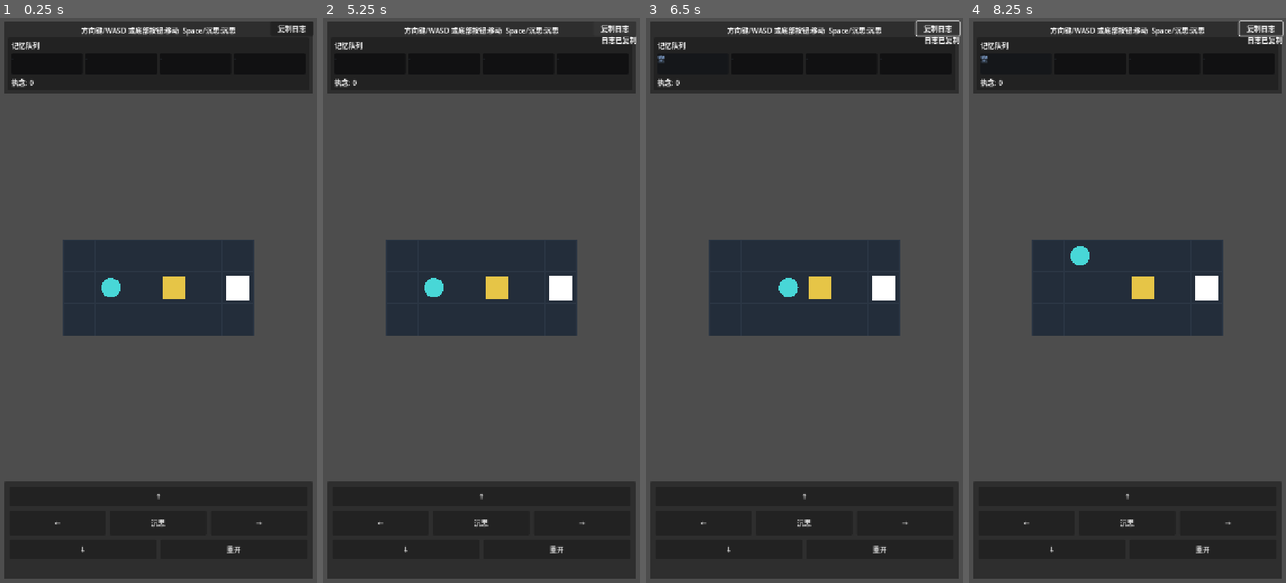
Above: before the commit, frames 1-4 (left to right).
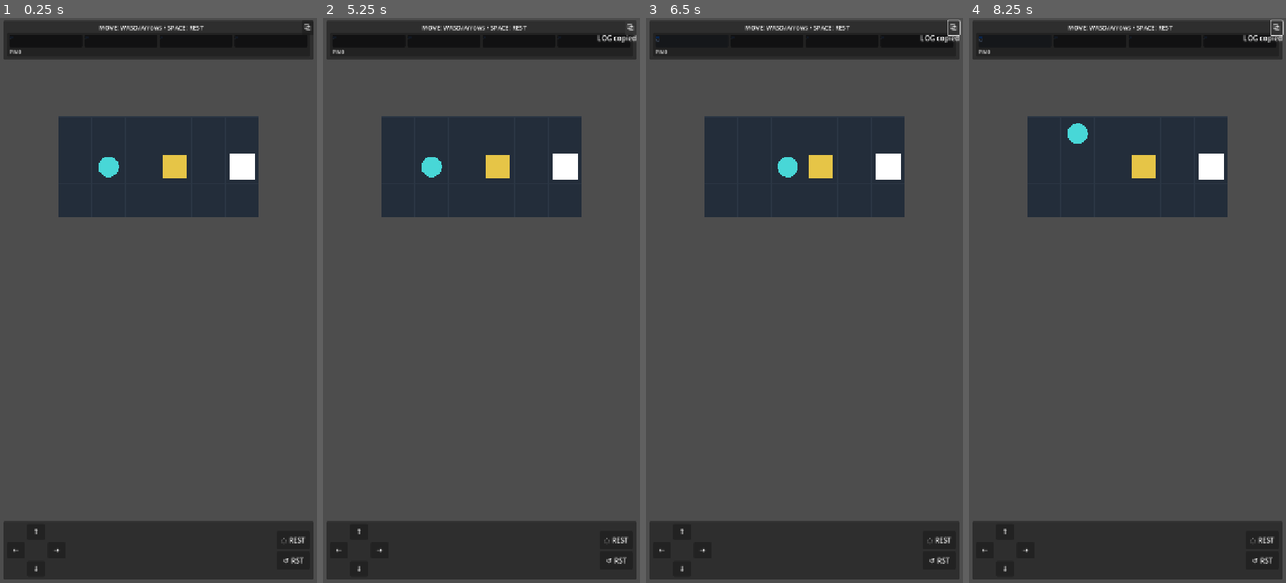
Above: after the commit, the same moments.

Repository: hszqf/Scatterbrain
Game: Godot game, scene res://scenes/app/App.tscn
Same seed, same stepped clock (60 frames per second), same inputs: the game is played once before the commit and once after it.
Inputs:
- Up to frame 1 (0.25 s): no input
- Up to frame 2 (5.25 s): click "↑" at 0.5 s; click "←" at 1.25 s; click "沉思" (after the commit: "◌ REST") at 2 s; click "→" at 2.75 s; click "↓" at 3.5 s; click "重开" (after the commit: "↺ RST") at 4.25 s; click "复制日志" (after the commit: "⧉") at 5 s
- Up to frame 3 (6.5 s): tap Enter at 5.75 s; hold Right (move_right) from 5.78 s (still down); tap Space (empty_change) at 5.85 s
- Up to frame 4 (8.25 s): tap R (restart_level) at 6.5, 7.25, 8 s; release Right (move_right) at 6.53 s; hold Down (move_down) 6.53-7.28 s; tap Space (empty_change) at 6.6, 7.35, 8.1 s; hold Right (move_right) 7.28-8.03 s; hold Up (move_up) from 8.03 s (still down)

The runs differ from the first frame. In frame 1, 36% of the frame differs, in the area x 1-99%, y 0-100%; in frame 2, 36%; in frame 3, 36%, in the area x 1-100%, y 0-100%; in frame 4, 36%.

Commit message:
Optimize web/mobile HUD readability and portrait layout

Diff:
--- a/scenes/game/GameRoot.tscn
+++ b/scenes/game/GameRoot.tscn
@@ -41,27 +41,28 @@
 anchors_preset = 15
 anchor_right = 1.0
 anchor_bottom = 1.0
-offset_left = 10.0
-offset_top = 8.0
-offset_right = -10.0
-offset_bottom = -10.0
+offset_left = 8.0
+offset_top = 6.0
+offset_right = -8.0
+offset_bottom = -8.0
 grow_horizontal = 2
 grow_vertical = 2
-theme_override_constants/separation = 8
+theme_override_constants/separation = 6
 
 [node name="TopPanel" type="Panel" parent="CanvasLayer/UIRoot/MainVBox"]
-custom_minimum_size = Vector2(0, 164)
+custom_minimum_size = Vector2(0, 88)
 layout_mode = 2
 
 [node name="StatusLabel" type="Label" parent="CanvasLayer/UIRoot/MainVBox/TopPanel"]
 layout_mode = 1
 anchors_preset = 10
 anchor_right = 1.0
-offset_left = 10.0
-offset_top = 8.0
-offset_right = -10.0
-offset_bottom = 32.0
+offset_left = 8.0
+offset_top = 6.0
+offset_right = -40.0
+offset_bottom = 24.0
 horizontal_alignment = 1
+theme_override_font_sizes/font_size = 14
 
 [node name="MemoryQueueView" parent="CanvasLayer/UIRoot/MainVBox/TopPanel" instance=ExtResource("3")]
 layout_mode = 1
@@ -69,9 +70,9 @@
 anchor_right = 1.0
 anchor_bottom = 1.0
 offset_left = 8.0
-offset_top = 36.0
+offset_top = 28.0
 offset_right = -8.0
-offset_bottom = -8.0
+offset_bottom = -6.0
 grow_horizontal = 2
 grow_vertical = 2
 
@@ -80,91 +81,111 @@
 size_flags_vertical = 3
 
 [node name="BottomPanel" type="Panel" parent="CanvasLayer/UIRoot/MainVBox"]
-custom_minimum_size = Vector2(0, 220)
+custom_minimum_size = Vector2(0, 132)
 layout_mode = 2
 
-[node name="ButtonsVBox" type="VBoxContainer" parent="CanvasLayer/UIRoot/MainVBox/BottomPanel"]
+[node name="BottomRow" type="HBoxContainer" parent="CanvasLayer/UIRoot/MainVBox/BottomPanel"]
 layout_mode = 1
 anchors_preset = 15
 anchor_right = 1.0
 anchor_bottom = 1.0
-offset_left = 12.0
-offset_top = 12.0
-offset_right = -12.0
-offset_bottom = -12.0
+offset_left = 8.0
+offset_top = 8.0
+offset_right = -8.0
+offset_bottom = -8.0
 grow_horizontal = 2
 grow_vertical = 2
-theme_override_constants/separation = 10
+theme_override_constants/separation = 8
 
-[node name="UpButton" type="Button" parent="CanvasLayer/UIRoot/MainVBox/BottomPanel/ButtonsVBox"]
-custom_minimum_size = Vector2(0, 44)
+[node name="MovePad" type="GridContainer" parent="CanvasLayer/UIRoot/MainVBox/BottomPanel/BottomRow"]
+layout_mode = 2
+size_flags_horizontal = 3
+columns = 3
+theme_override_constants/h_separation = 6
+theme_override_constants/v_separation = 6
+
+[node name="PadBlankA" type="Control" parent="CanvasLayer/UIRoot/MainVBox/BottomPanel/BottomRow/MovePad"]
+custom_minimum_size = Vector2(40, 36)
+layout_mode = 2
+
+[node name="UpButton" type="Button" parent="CanvasLayer/UIRoot/MainVBox/BottomPanel/BottomRow/MovePad"]
+custom_minimum_size = Vector2(40, 36)
 layout_mode = 2
 text = "↑"
 
-[node name="MidRow" type="HBoxContainer" parent="CanvasLayer/UIRoot/MainVBox/BottomPanel/ButtonsVBox"]
+[node name="PadBlankB" type="Control" parent="CanvasLayer/UIRoot/MainVBox/BottomPanel/BottomRow/MovePad"]
+custom_minimum_size = Vector2(40, 36)
 layout_mode = 2
-theme_override_constants/separation = 10
 
-[node name="LeftButton" type="Button" parent="CanvasLayer/UIRoot/MainVBox/BottomPanel/ButtonsVBox/MidRow"]
-custom_minimum_size = Vector2(0, 56)
+[node name="LeftButton" type="Button" parent="CanvasLayer/UIRoot/MainVBox/BottomPanel/BottomRow/MovePad"]
+custom_minimum_size = Vector2(40, 36)
 layout_mode = 2
-size_flags_horizontal = 3
 text = "←"
 
-[node name="MeditateButton" type="Button" parent="CanvasLayer/UIRoot/MainVBox/BottomPanel/ButtonsVBox/MidRow"]
-custom_minimum_size = Vector2(0, 56)
+[node name="PadBlankC" type="Control" parent="CanvasLayer/UIRoot/MainVBox/BottomPanel/BottomRow/MovePad"]
+custom_minimum_size = Vector2(40, 36)
 layout_mode = 2
-size_flags_horizontal = 3
-text = "沉思"
 
-[node name="RightButton" type="Button" parent="CanvasLayer/UIRoot/MainVBox/BottomPanel/ButtonsVBox/MidRow"]
-custom_minimum_size = Vector2(0, 56)
+[node name="RightButton" type="Button" parent="CanvasLayer/UIRoot/MainVBox/BottomPanel/BottomRow/MovePad"]
+custom_minimum_size = Vector2(40, 36)
 layout_mode = 2
-size_flags_horizontal = 3
 text = "→"
 
-[node name="DownRow" type="HBoxContainer" parent="CanvasLayer/UIRoot/MainVBox/BottomPanel/ButtonsVBox"]
+[node name="PadBlankD" type="Control" parent="CanvasLayer/UIRoot/MainVBox/BottomPanel/BottomRow/MovePad"]
+custom_minimum_size = Vector2(40, 36)
 layout_mode = 2
-theme_override_constants/separation = 10
 
-[node name="DownButton" type="Button" parent="CanvasLayer/UIRoot/MainVBox/BottomPanel/ButtonsVBox/DownRow"]
-custom_minimum_size = Vector2(0, 44)
+[node name="DownButton" type="Button" parent="CanvasLayer/UIRoot/MainVBox/BottomPanel/BottomRow/MovePad"]
+custom_minimum_size = Vector2(40, 36)
 layout_mode = 2
-size_flags_horizontal = 3
 text = "↓"
 
-[node name="RestartButton" type="Button" parent="CanvasLayer/UIRoot/MainVBox/BottomPanel/ButtonsVBox/DownRow"]
-custom_minimum_size = Vector2(0, 44)
+[node name="PadBlankE" type="Control" parent="CanvasLayer/UIRoot/MainVBox/BottomPanel/BottomRow/MovePad"]
+custom_minimum_size = Vector2(40, 36)
 layout_mode = 2
-size_flags_horizontal = 3
-text = "重开"
+
+[node name="ActionColumn" type="VBoxContainer" parent="CanvasLayer/UIRoot/MainVBox/BottomPanel/BottomRow"]
+layout_mode = 2
+size_flags_horizontal = 1
+alignment = 1
+theme_override_constants/separation = 6
+
+[node name="MeditateButton" type="Button" parent="CanvasLayer/UIRoot/MainVBox/BottomPanel/BottomRow/ActionColumn"]
+custom_minimum_size = Vector2(76, 40)
+layout_mode = 2
+text = "◌ REST"
+
+[node name="RestartButton" type="Button" parent="CanvasLayer/UIRoot/MainVBox/BottomPanel/BottomRow/ActionColumn"]
+custom_minimum_size = Vector2(76, 40)
+layout_mode = 2
+text = "↺ RST"
 
 [node name="CopyLogButton" type="Button" parent="CanvasLayer/UIRoot"]
 layout_mode = 1
 anchors_preset = 1
 anchor_left = 1.0
 anchor_right = 1.0
-offset_left = -106.0
-offset_top = 8.0
+offset_left = -34.0
+offset_top = 6.0
 offset_right = -8.0
-offset_bottom = 34.0
-text = "复制日志"
+offset_bottom = 32.0
+text = "⧉"
 
 [node name="CopyLogFeedback" type="Label" parent="CanvasLayer/UIRoot"]
 layout_mode = 1
 anchors_preset = 1
 anchor_left = 1.0
 anchor_right = 1.0
-offset_left = -220.0
-offset_top = 38.0
+offset_left = -168.0
+offset_top = 34.0
 offset_right = -8.0
-offset_bottom = 58.0
+offset_bottom = 54.0
 horizontal_alignment = 2
 
-[connection signal="pressed" from="CanvasLayer/UIRoot/MainVBox/BottomPanel/ButtonsVBox/UpButton" to="." method="on_move_up_pressed"]
-[connection signal="pressed" from="CanvasLayer/UIRoot/MainVBox/BottomPanel/ButtonsVBox/MidRow/LeftButton" to="." method="on_move_left_pressed"]
-[connection signal="pressed" from="CanvasLayer/UIRoot/MainVBox/BottomPanel/ButtonsVBox/MidRow/MeditateButton" to="." method="on_meditate_pressed"]
-[connection signal="pressed" from="CanvasLayer/UIRoot/MainVBox/BottomPanel/ButtonsVBox/MidRow/RightButton" to="." method="on_move_right_pressed"]
-[connection signal="pressed" from="CanvasLayer/UIRoot/MainVBox/BottomPanel/ButtonsVBox/DownRow/DownButton" to="." method="on_move_down_pressed"]
-[connection signal="pressed" from="CanvasLayer/UIRoot/MainVBox/BottomPanel/ButtonsVBox/DownRow/RestartButton" to="." method="on_restart_pressed"]
+[connection signal="pressed" from="CanvasLayer/UIRoot/MainVBox/BottomPanel/BottomRow/MovePad/UpButton" to="." method="on_move_up_pressed"]
+[connection signal="pressed" from="CanvasLayer/UIRoot/MainVBox/BottomPanel/BottomRow/MovePad/LeftButton" to="." method="on_move_left_pressed"]
+[connection signal="pressed" from="CanvasLayer/UIRoot/MainVBox/BottomPanel/BottomRow/ActionColumn/MeditateButton" to="." method="on_meditate_pressed"]
+[connection signal="pressed" from="CanvasLayer/UIRoot/MainVBox/BottomPanel/BottomRow/MovePad/RightButton" to="." method="on_move_right_pressed"]
+[connection signal="pressed" from="CanvasLayer/UIRoot/MainVBox/BottomPanel/BottomRow/MovePad/DownButton" to="." method="on_move_down_pressed"]
+[connection signal="pressed" from="CanvasLayer/UIRoot/MainVBox/BottomPanel/BottomRow/ActionColumn/RestartButton" to="." method="on_restart_pressed"]
 [connection signal="pressed" from="CanvasLayer/UIRoot/CopyLogButton" to="." method="on_copy_log_pressed"]
--- a/scenes/game/MemoryQueueView.tscn
+++ b/scenes/game/MemoryQueueView.tscn
@@ -26,26 +26,23 @@
 anchors_preset = 15
 anchor_right = 1.0
 anchor_bottom = 1.0
-offset_left = 8.0
-offset_top = 6.0
-offset_right = -8.0
-offset_bottom = -6.0
+offset_left = 6.0
+offset_top = 4.0
+offset_right = -6.0
+offset_bottom = -4.0
 grow_horizontal = 2
 grow_vertical = 2
-theme_override_constants/separation = 6
-
-[node name="Title" type="Label" parent="Panel/VBox"]
-layout_mode = 2
-text = "记忆队列"
+theme_override_constants/separation = 4
 
 [node name="Slots" type="HBoxContainer" parent="Panel/VBox"]
 layout_mode = 2
 size_flags_vertical = 3
-theme_override_constants/separation = 6
+theme_override_constants/separation = 4
 
 [node name="MetaRow" type="HBoxContainer" parent="Panel/VBox"]
 layout_mode = 2
 
 [node name="ObsessionLabel" type="Label" parent="Panel/VBox/MetaRow"]
 layout_mode = 2
-text = "执念: 0"
+theme_override_font_sizes/font_size = 10
+text = "PIN 0"
--- a/scripts/game/game_controller.gd
+++ b/scripts/game/game_controller.gd
@@ -29,6 +29,7 @@
 var _is_complete: bool = false
 var _last_recompile_reason: String = "init"
 var _last_replay_steps: Array[Dictionary] = []
+var _feedback_clear_at_msec: int = 0
 
 
 func _ready() -> void:
@@ -43,6 +44,9 @@
 
 func _process(_delta: float) -> void:
 	_layout_board()
+	if _feedback_clear_at_msec > 0 and Time.get_ticks_msec() >= _feedback_clear_at_msec:
+		_debug_feedback_label.text = ""
+		_feedback_clear_at_msec = 0
 	if _input_locked:
 		return
 	var intent: InputRouter.Intent = _input_router.poll_intent()
@@ -107,10 +111,11 @@
 	var text: String = _debug_log_formatter.build_snapshot(_world, _queue.entries(), _last_recompile_reason, _last_replay_steps)
 	DisplayServer.clipboard_set(text)
 	if DisplayServer.clipboard_get() == text:
-		_debug_feedback_label.text = "日志已复制"
+		_debug_feedback_label.text = "LOG copied"
 	else:
 		print(text)
-		_debug_feedback_label.text = "复制失败，已输出到控制台"
+		_debug_feedback_label.text = "Copy failed; printed log"
+	_feedback_clear_at_msec = Time.get_ticks_msec() + 1400
 
 
 func _handle_move(direction: Vector2i) -> void:
@@ -139,7 +144,7 @@
 func _check_win() -> void:
 	if _world.player_position == _world.exit_position:
 		_is_complete = true
-		_status_label.text = "过关！按 R 或底部重开"
+		_status_label.text = "CLEAR! press R / RST"
 
 
 func _recompile_world(reason: String) -> void:
@@ -176,7 +181,7 @@
 func _update_status() -> void:
 	if _is_complete:
 		return
-	_status_label.text = "方向键/WASD 或底部按钮:移动  Space/沉思:沉思"
+	_status_label.text = "MOVE: WASD/Arrows • SPACE: REST"
 
 
 func _layout_board() -> void:
@@ -185,7 +190,23 @@
 	var area_pos: Vector2 = _board_center_anchor.global_position
 	var area_size: Vector2 = _board_center_anchor.size
 	var board_size: Vector2 = _board_view.board_pixel_size()
-	_board_view.position = area_pos + ((area_size - board_size) * 0.5)
+	if board_size == Vector2.ZERO:
+		return
+	var scale_fit_x: float = area_size.x / board_size.x
+	var scale_fit_y: float = area_size.y / board_size.y
+	var base_scale: float = min(scale_fit_x, scale_fit_y)
+	var is_portrait: bool = area_size.y > area_size.x
+	var target_scale: float = min(base_scale, 1.0)
+	if is_portrait:
+		target_scale = min(base_scale * 0.98, 1.05)
+	var clamped_scale: float = clamp(target_scale, 0.65, 1.2)
+	_board_view.scale = Vector2.ONE * clamped_scale
+	var drawn_size: Vector2 = board_size * clamped_scale
+	var top_bias: float = area_size.y * (0.12 if is_portrait else 0.18)
+	var max_top: float = max(area_size.y - drawn_size.y, 0.0)
+	var top_offset: float = clamp(top_bias, 0.0, max_top)
+	var centered_x: float = (area_size.x - drawn_size.x) * 0.5
+	_board_view.position = area_pos + Vector2(centered_x, top_offset)
 
 
 func _reset_level() -> void:
--- a/scripts/game/memory_queue_view.gd
+++ b/scripts/game/memory_queue_view.gd
@@ -19,28 +19,41 @@
 		child.queue_free()
 	for i: int in range(capacity):
 		var slot: Panel = Panel.new()
-		slot.custom_minimum_size = Vector2(44, 44)
+		slot.custom_minimum_size = Vector2(28, 28)
 		slot.size_flags_horizontal = Control.SIZE_EXPAND_FILL
-		slot.modulate = _slot_color(entries[i]) if i < entries.size() else Color("3a4452")
+		var has_entry: bool = i < entries.size()
+		slot.modulate = _slot_color(entries[i]) if has_entry else Color("3a4452")
 		var label := Label.new()
 		label.horizontal_alignment = HORIZONTAL_ALIGNMENT_CENTER
 		label.vertical_alignment = VERTICAL_ALIGNMENT_CENTER
 		label.size_flags_horizontal = Control.SIZE_EXPAND_FILL
 		label.size_flags_vertical = Control.SIZE_EXPAND_FILL
-		label.text = _slot_symbol(entries[i]) if i < entries.size() else "-"
+		label.add_theme_font_size_override("font_size", 12)
+		label.text = _slot_symbol(entries[i]) if has_entry else "·"
 		slot.add_child(label)
+		var marker: ColorRect = ColorRect.new()
+		marker.mouse_filter = Control.MOUSE_FILTER_IGNORE
+		marker.custom_minimum_size = Vector2(7, 7)
+		marker.anchor_right = 0.0
+		marker.anchor_bottom = 0.0
+		marker.offset_left = 2.0
+		marker.offset_top = 2.0
+		marker.offset_right = 9.0
+		marker.offset_bottom = 9.0
+		marker.color = _slot_marker_color(entries[i]) if has_entry else Color("4f5a6a")
+		slot.add_child(marker)
 		_slots_container.add_child(slot)
-	_obsession_label.text = "执念: %d" % obsession_capacity
+	_obsession_label.text = "PIN %d" % obsession_capacity
 
 
 func _slot_symbol(entry: ChangeRecord) -> String:
 	match entry.type:
 		ChangeRecord.ChangeType.POSITION:
-			return "推"
+			return "↔"
 		ChangeRecord.ChangeType.EMPTY:
-			return "空"
+			return "○"
 		ChangeRecord.ChangeType.GHOST:
-			return "幽"
+			return "◌"
 		_:
 			return "?"
 
@@ -55,3 +68,15 @@
 			return Color("a57bd7")
 		_:
 			return Color("586273")
+
+
+func _slot_marker_color(entry: ChangeRecord) -> Color:
+	match entry.type:
+		ChangeRecord.ChangeType.POSITION:
+			return Color("4b3a00")
+		ChangeRecord.ChangeType.EMPTY:
+			return Color("12375b")
+		ChangeRecord.ChangeType.GHOST:
+			return Color("321a4f")
+		_:
+			return Color("3b4555")
